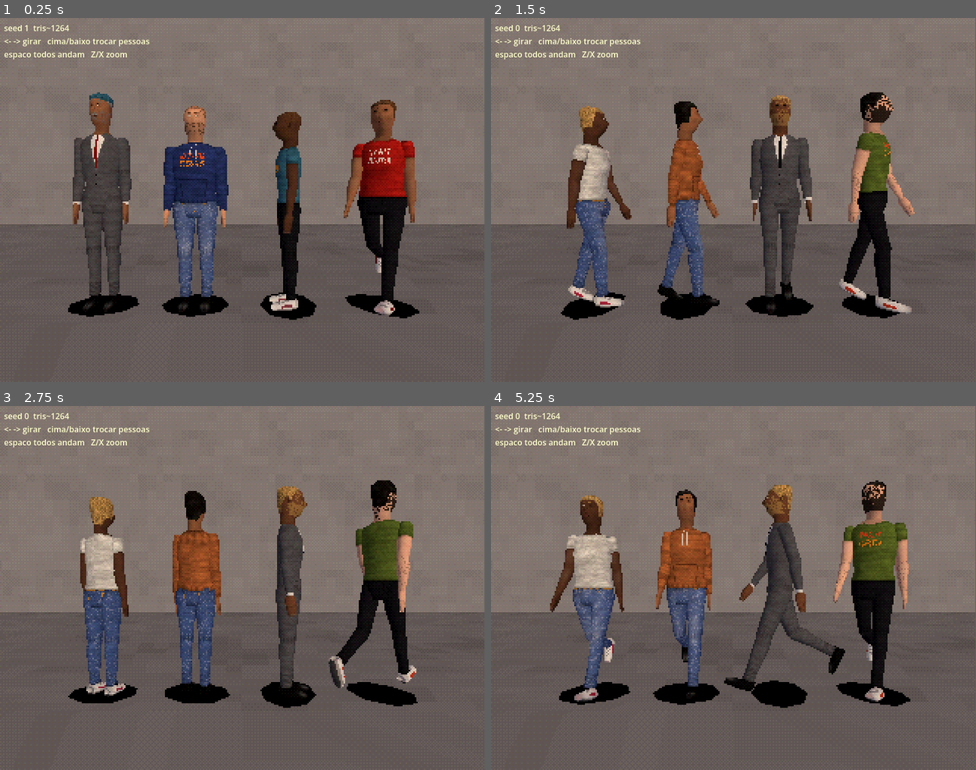
Above: before the commit, frames 1-4 (two rows, left to right).
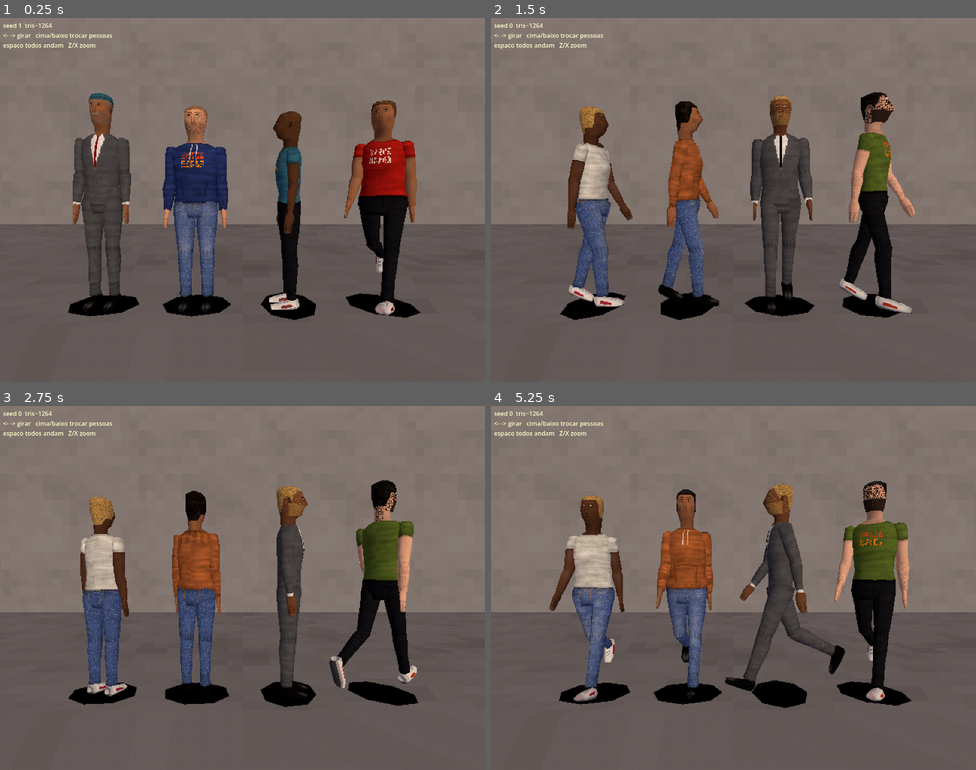
Above: after the commit, the same moments.

Repository: muricristino/walking-simulator-paulista
Game: Godot game, scene res://lab/people.tscn
Same seed, same stepped clock (60 frames per second), same inputs: the game is played once before the commit and once after it. This scene is started directly instead of the project's main scene.
Inputs (mouse positions are in pixels of both pictures, inside the frame that each line leads up to):
- Up to frame 1 (0.25 s): no input
- Up to frame 2 (1.5 s): tap Enter at 0.5 s; move the mouse to (840, 181) at 0.52 s; hold Right (ui_right) 0.53-1.28 s; tap Z at 0.6 s; click (840, 181) at 0.67 s; tap Space at 0.77 s; move the mouse to (636, 218) at 1.27 s; hold Down from 1.28 s (still down); tap X at 1.35 s
- Up to frame 3 (2.75 s): tap Space at 1.52 s; move the mouse to (291, 507) at 2.02 s; release Down at 2.03 s; hold Right (ui_right) from 2.03 s (still down); tap E at 2.1 s
- Up to frame 4 (5.25 s): move the mouse to (709, 660) at 2.77 s; release Right (ui_right) at 2.78 s; hold Up 2.78-3.53 s; tap Shift at 2.85 s; click (709, 660) at 2.92 s; tap Space at 3.02, 3.77, 4.52 s; move the mouse to (879, 642) at 3.52 s; hold Left (ui_left) 3.53-5.03 s; tap Z at 3.6 s; move the mouse to (588, 533) at 4.27 s; tap X at 4.35 s; move the mouse to (757, 588) at 5.02 s; hold Down from 5.03 s (still down); tap E at 5.1 s; click (757, 588) at 5.17 s
In our replay, the window is 799x600 before the commit and 800x600 after it. These sizes can differ from the game's own. Grey fills any space a smaller window leaves; there, only what the larger window draws over its background counts as a difference.

The runs differ from the first frame. In frame 1, 3.1% of the frame differs, in the area x 0-100%, y 1-100%; in frame 2, 3.5%; in frame 3, 3.3%; in frame 4, 3.6%.

Commit message:
feat: raise internal resolution to 640x480

Diff:
--- a/lab/people.gd
+++ b/lab/people.gd
@@ -32,7 +32,7 @@
 	if di >= 0 and di + 1 < args.size():
 		dist = float(args[di + 1])
 	vp = SubViewport.new()
-	vp.size = Vector2i(320, 240)
+	vp.size = Vector2i(640, 480)
 	vp.msaa_3d = Viewport.MSAA_DISABLED
 	vp.render_target_update_mode = SubViewport.UPDATE_ALWAYS
 	vp.audio_listener_enable_3d = false
--- a/project.godot
+++ b/project.godot
@@ -10,8 +10,8 @@
 
 [display]
 
-window/size/viewport_width=960
-window/size/viewport_height=720
+window/size/viewport_width=1280
+window/size/viewport_height=960
 window/dpi/allow_hidpi=false
 
 [rendering]
--- a/scripts/city.gd
+++ b/scripts/city.gd
@@ -5,7 +5,7 @@
 const Player := preload("res://scripts/player.gd")
 const Autowalk := preload("res://scripts/autowalk.gd")
 const PS1 := preload("res://scripts/ps1.gdshader")
-const RES := Vector2i(320, 240)
+const RES := Vector2i(640, 480)
 const CROSS := [-150.0, -380.0, -560.0]
 const MASP_Z := Vector2(-131.0, -53.0)
 const SKIP := [[-1.0, -226.0, -184.0]]
--- a/scripts/ps1.gdshader
+++ b/scripts/ps1.gdshader
@@ -6,7 +6,7 @@
 uniform vec4 tint : source_color = vec4(1.0);
 uniform vec3 emit = vec3(0.0);
 uniform float glow = 0.0;
-uniform vec2 snap_res = vec2(320.0, 240.0);
+uniform vec2 snap_res = vec2(400.0, 300.0);
 uniform float affine = 0.6;
 uniform float unshaded = 0.0;
 uniform float squash = 0.0;
Not shown, changed: tools/shot.sh
